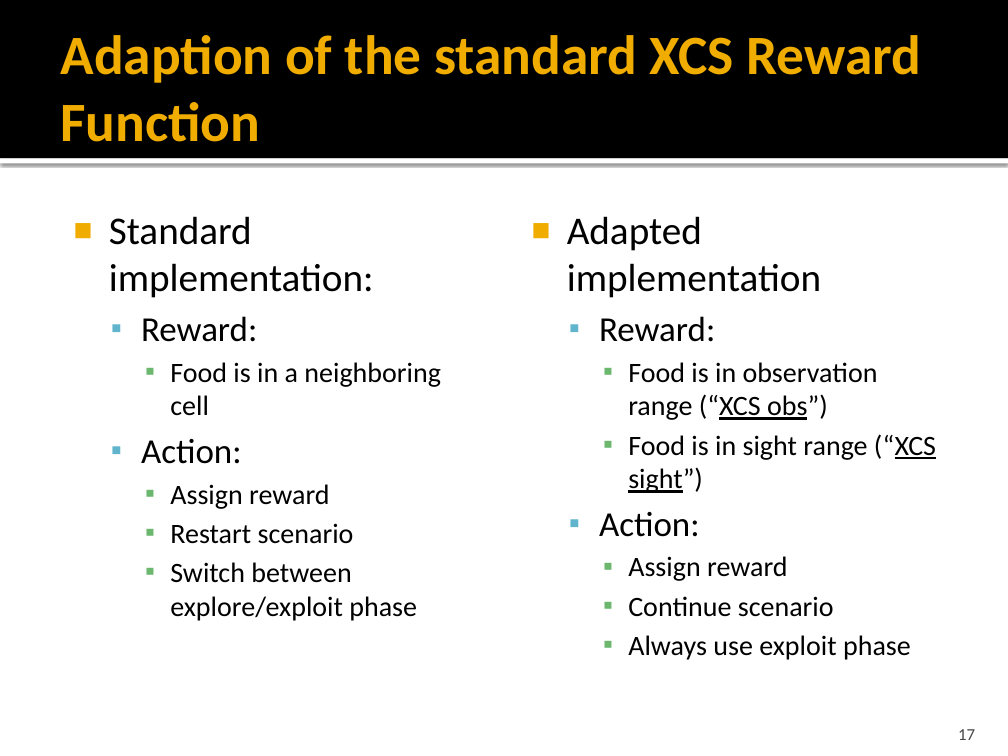
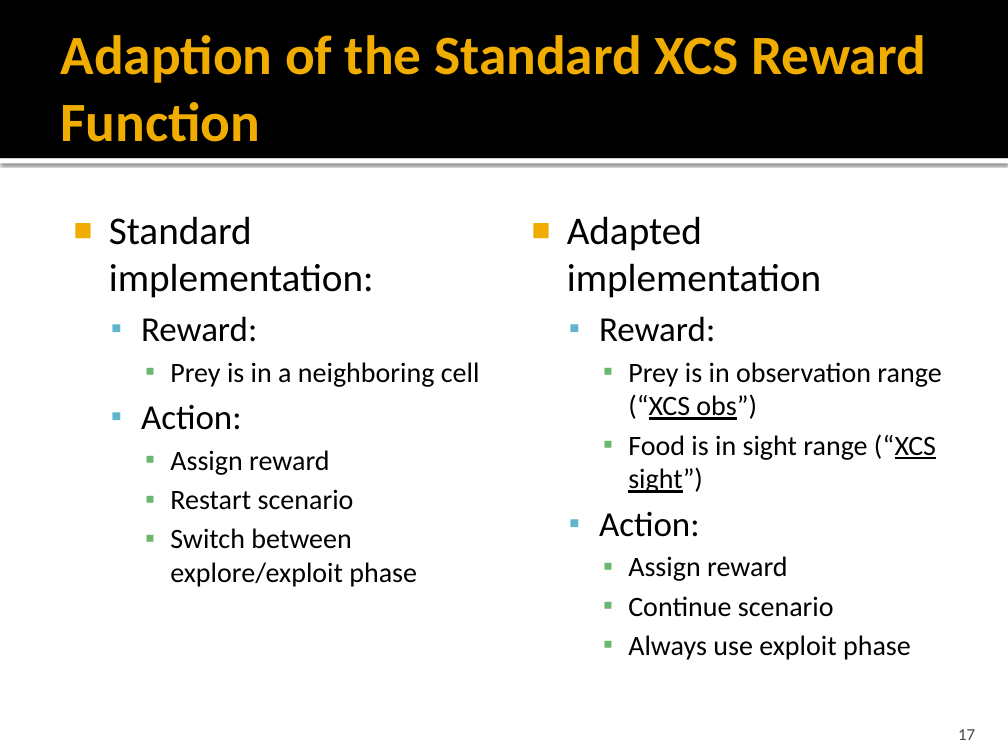
Before and after one commit to ClemensLode/GECCO-XCS-paper, a slide deck: slide 17 of Presentation/Adaption of XCS to Multi-Learner Predator.pptx. Drawn at 1008x756 pixels with LibreOffice and Linux fonts; fonts in the diff are those of the drawing. Boxes give left, top, right and bottom in pixels: in the first picture for what was removed or moved away, otherwise in the second. Text is boxed around its words. In the diff, an @@ line names an element or a change of style, - is before the commit and + after.

```diff
--- a/Presentation/Adaption of XCS to Multi-Learner Predator.pptx
+++ b/Presentation/Adaption of XCS to Multi-Learner Predator.pptx
@@ title at bbox=[60, 35, 926, 142]: text changed @@
-Adaption of the standard XCS Reward Function
+Adaption of the Standard XCS Reward Function
@@ text at bbox=[170, 362, 480, 387]: text changed @@
-    ▪ Food is in a neighboring cell
+    ▪ Prey is in a neighboring cell
@@ text at bbox=[628, 362, 941, 420]: text changed @@
-    ▪ Food is in observation range (“XCS obs”)
+    ▪ Prey is in observation range (“XCS obs”)
```
Also in this commit, not shown: 26 other slides changed, 1 slide added, 7 slides removed, 1 other file.
